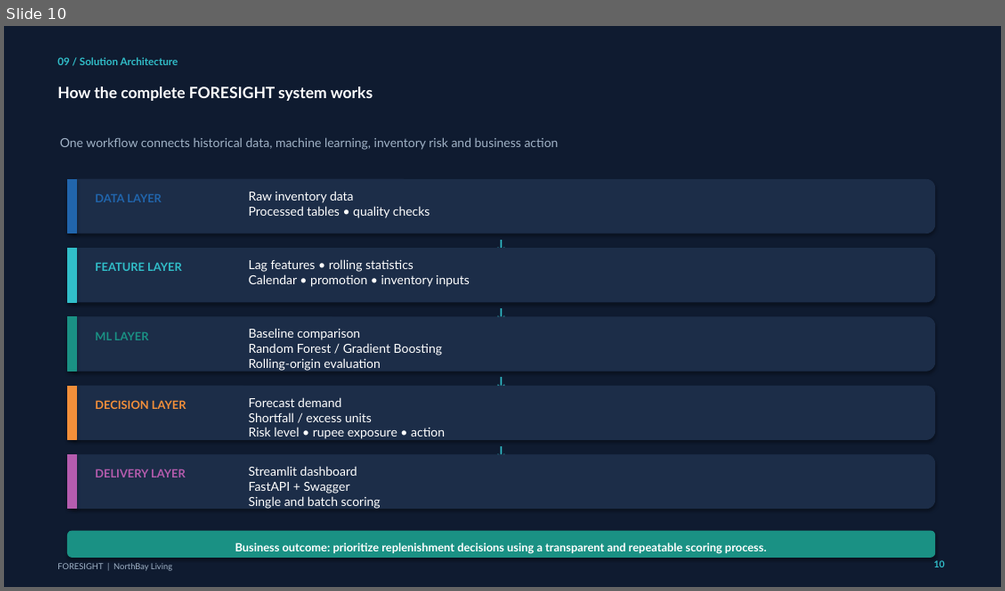
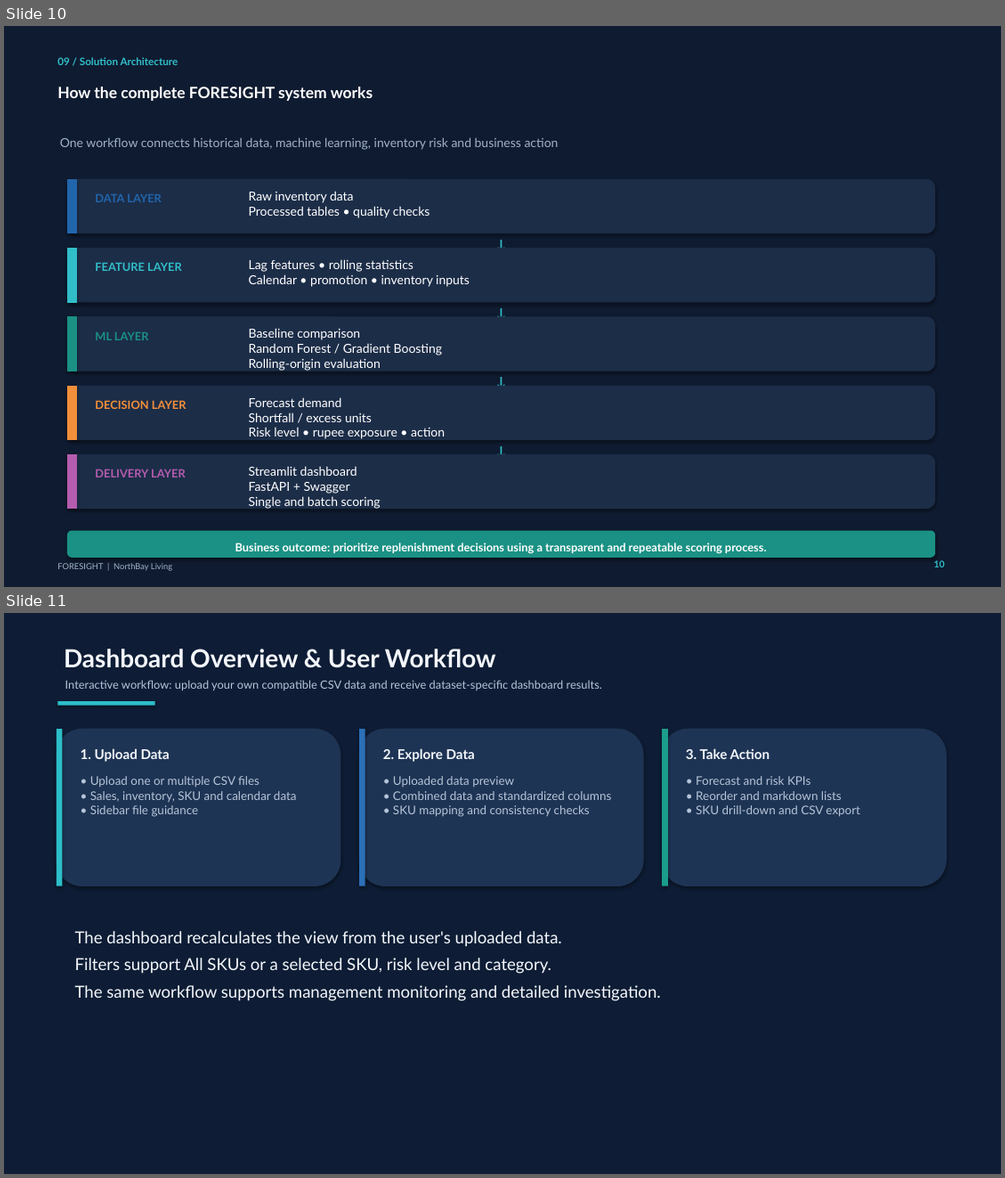
Before and after one commit to Abhi7012000/FORESIGHT, a slide deck: reports/FORESIGHT_REPORT.pptx. Shown one above the other, each under a label of ours: slide 10 before the commit, slides 10 and 11 after it. The pictures are 1005x591 and 1005x1178 pixels, drawn with LibreOffice and Linux fonts; fonts in the diff are those of the drawing. Boxes give left, top, right and bottom in pixels: in the first picture for what was removed or moved away, otherwise in the second. Text is boxed around its words. In the diff, an @@ line names an element or a change of style, - is before the commit and + after.

Commit message:
Update FORESIGHT report with dashboard upload capability

```diff
--- a/reports/FORESIGHT_REPORT.pptx
+++ b/reports/FORESIGHT_REPORT.pptx
@@ slide 11 added at <box>4,613,1001,1174</box>, background #0E1D35 @@
@@ text added at <box>64,649,496,668</box>, 24 pt, text #F4F7FC, bold @@
+Dashboard Overview & User Workflow
@@ text added at <box>65,680,602,690</box>, 11 pt, text #B5C4D8 @@
+Interactive workflow: upload your own compatible CSV data and receive dataset-specific dashboard results.
@@ rectangle added at <box>57,701,155,706</box>, fill #2CBEC9 @@
@@ rounded rectangle added at <box>57,729,340,886</box>, fill #1E3454, outline #1E3454 0.75 pt @@
@@ rectangle added at <box>57,729,63,886</box>, fill #2CBEC9 @@
@@ rounded rectangle added at <box>359,729,643,886</box>, fill #1E3454, outline #1E3454 0.75 pt @@
@@ rectangle added at <box>359,729,365,886</box>, fill #2B70B8 @@
@@ rounded rectangle added at <box>662,729,947,886</box>, fill #1E3454, outline #1E3454 0.75 pt @@
@@ rectangle added at <box>662,729,668,886</box>, fill #1B9D8C @@
@@ text added at <box>81,748,170,762</box>, 13 pt, text #F4F7FC, bold @@
+1. Upload Data
@@ text added at <box>383,748,475,762</box>, 13 pt, text #F4F7FC, bold @@
+2. Explore Data
@@ text added at <box>686,748,770,759</box>, 13 pt, text #F4F7FC, bold @@
+3. Take Action
@@ text added at <box>90,776,297,817</box>, 11.5 pt, text #B5C4D8 @@
+• Upload one or multiple CSV files
+• Sales, inventory, SKU and calendar data
+• Sidebar file guidance
@@ text added at <box>393,776,611,817</box>, 11.5 pt, text #B5C4D8 @@
+• Uploaded data preview
+• Combined data and standardized columns
+• SKU mapping and consistency checks
@@ text added at <box>696,776,860,817</box>, 11.5 pt, text #B5C4D8 @@
+• Forecast and risk KPIs
+• Reorder and markdown lists
+• SKU drill-down and CSV export
@@ text added at <box>75,931,661,1001</box>, 16 pt, text #F4F7FC @@
+The dashboard recalculates the view from the user's uploaded data.
+Filters support All SKUs or a selected SKU, risk level and category.
+The same workflow supports management monitoring and detailed investigation.
```
Also in this commit, not shown: 2 slides changed, 7 other slides added.
